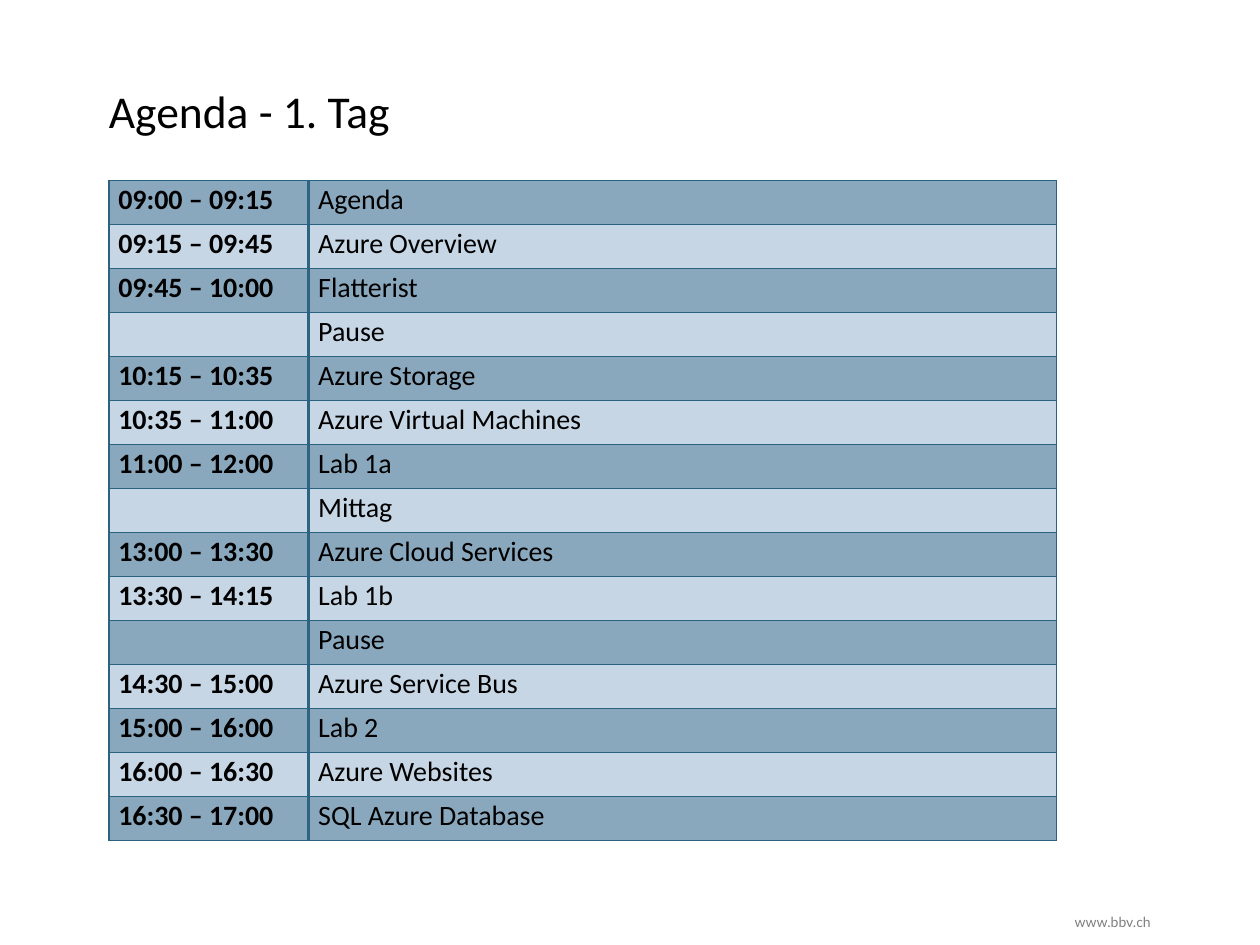
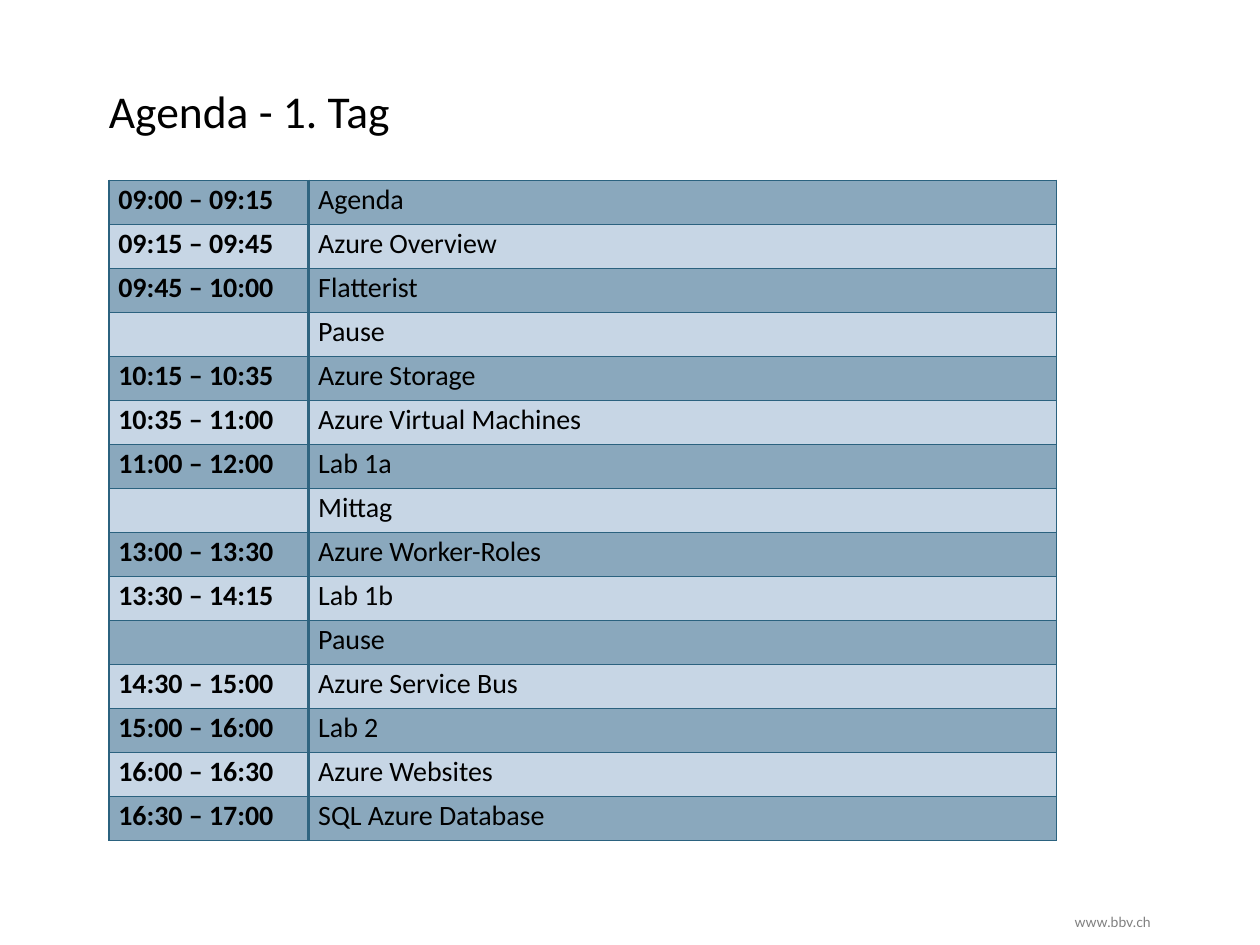
Before and after one commit to rolandkru/bbvAcademyAzure, a slide deck: slide 5 of slides/00_Agenda.pptx. Drawn at 1260x945 pixels with LibreOffice and Linux fonts; fonts in the diff are those of the drawing; background and template pictures are left out. Boxes give left, top, right and bottom in pixels: in the first picture for what was removed or moved away, otherwise in the second. Text is boxed around its words. In the diff, an @@ line names an element or a change of style, - is before the commit and + after.

```diff
--- a/slides/00_Agenda.pptx
+++ b/slides/00_Agenda.pptx
@@ table at [108,180,1056,840] @@
-row 9, column 2: Azure Cloud Services
+row 9, column 2: Azure Worker-Roles
```
Also in this commit, not shown: 1 other slide changed, 13 other files.
